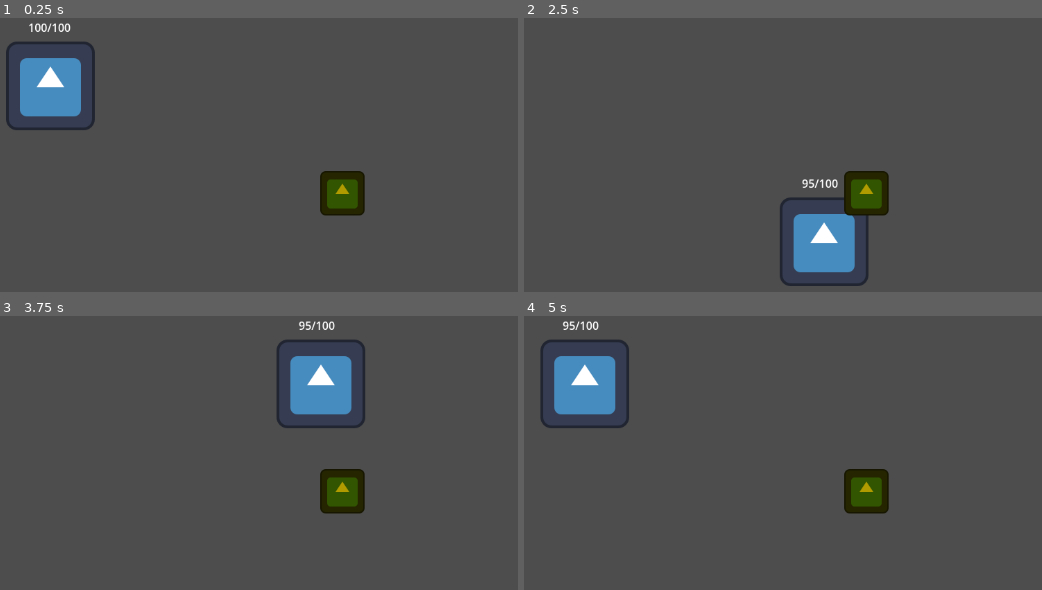
Above: before the commit, frames 1-4 (two rows, left to right).
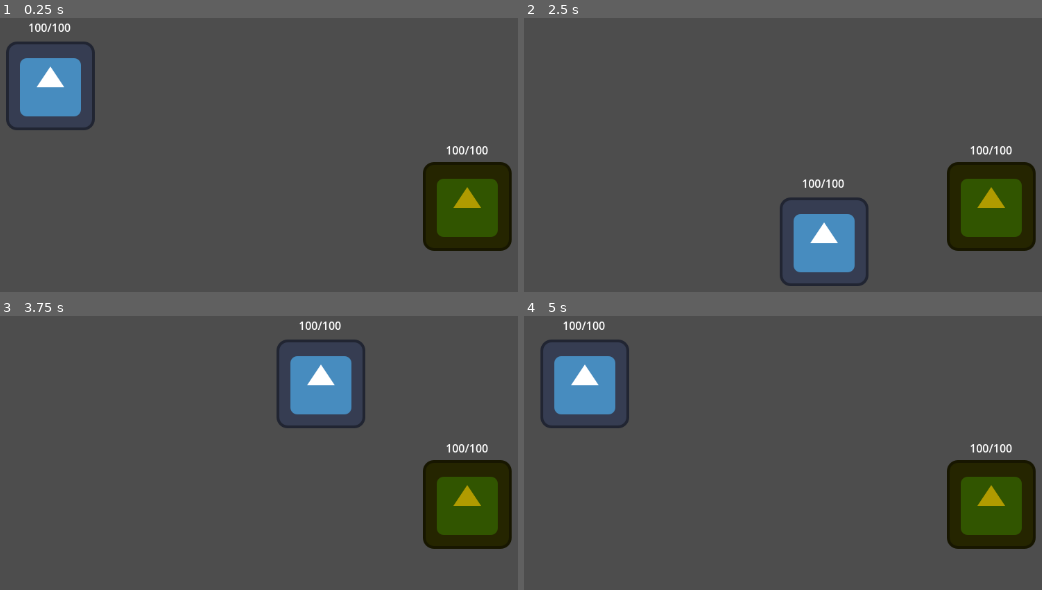
Above: after the commit, the same moments.

Repository: HunterGooD/-godot_game_components
Game: Godot game, scene res://src/scenes/main.tscn
Two runs of this game, one before a commit and one after it. Both use one fixed random seed, a clock stepped at 60 frames per second and the inputs below. The engine's default icon, where the game draws it, is replaced by a stand-in: a white triangle on a blue panel in a dark square.
Inputs (mouse positions are in pixels of both pictures, inside the frame that each line leads up to):
- Up to frame 1 (0.25 s): no input
- Up to frame 2 (2.5 s): tap Enter at 0.5 s; move the mouse to (outside the picture) at 0.52 s; hold D (move_right) 0.53-1.28 s; hold Space (dash) 0.53-1.28 s; click (outside the picture) at 0.8 s; move the mouse to (751, 264) at 1.27 s; hold S (move_down) 1.28-2.03 s; click (751, 264) at 1.35 s; tap Space (dash) at 1.55 s; move the mouse to (990, 144) at 2.02 s; hold D (move_right) from 2.03 s (still down); hold Space (dash) from 2.03 s (still down); click (990, 144) at 2.3 s
- Up to frame 3 (3.75 s): move the mouse to (outside the picture) at 2.77 s; release D (move_right) at 2.78 s; release Space (dash) at 2.78 s; hold W (move_up) 2.78-3.53 s; click (outside the picture) at 2.85 s; tap Space (dash) at 3.05 s; move the mouse to (outside the picture) at 3.52 s; hold A (move_left) from 3.53 s (still down); hold Space (dash) from 3.53 s (still down)
- Up to frame 4 (5 s): keep holding A (move_left); click (outside the picture) at 3.8 s; move the mouse to (674, 472) at 4.27 s; release Space (dash) at 4.28 s; click (674, 472) at 4.35 s; tap Space (dash) at 4.55 s

The runs differ from the first frame. In frame 1, 7.1% of the frame differs, in the area x 61-99%, y 46-86%; in frame 2, 7.2%, in the area x 53-99%, y 46-86%; in frame 3, 7.2%; in frame 4, 7.2%.

Commit message:
feature: add combat system and components

Diff:
--- a/project.godot
+++ b/project.godot
@@ -46,6 +46,27 @@
 "events": [Object(InputEventKey,"resource_local_to_scene":false,"resource_name":"","device":-1,"window_id":0,"alt_press …(191 unchanged characters)…
 ]
 }
+attack={
+"deadzone": 0.2,
+"events": [Object(InputEventMouseButton,"resource_local_to_scene":false,"resource_name":"","device":-1,"window_id":0,"alt_pressed":false,"shift_pressed":false,"ctrl_pressed":false,"meta_pressed":false,"button_mask":1,"position":Vector2(198, 15),"global_position":Vector2(207, 63),"factor":1.0,"button_index":1,"canceled":false,"pressed":true,"double_click":false,"script":null)
+]
+}
+
+[layer_names]
+
+2d_render/layer_1="walls"
+2d_render/layer_2="player_hurtbox"
+2d_render/layer_3="player_hitbox"
+2d_render/layer_4="enemies_hitbox"
+2d_render/layer_5="enemies_hurtbox"
+2d_render/layer_6="pickable"
+2d_physics/layer_1="walls"
+2d_physics/layer_2="player_hurtbox"
+2d_physics/layer_3="player_hitbox"
+2d_physics/layer_4="enemies_hurtbox"
+2d_physics/layer_5="enemies_hitbox"
+2d_physics/layer_6="pickable"
+2d_physics/layer_7="entity"
 
 [physics]
 
--- /dev/null
+++ b/src/components/action_component.gd
@@ -0,0 +1,6 @@
+class_name ActionComponent
+extends Node
+
+signal dash_action
+signal attack_action
+signal last_direction(direction: Vector2)
--- /dev/null
+++ b/src/components/combat_component.gd
@@ -0,0 +1,23 @@
+class_name CombatComponent
+extends Node
+
+@export var weapon_component: WeaponComponent
+@export var action_component: ActionComponent
+
+func _ready() -> void:
+	if action_component == null:
+		push_warning("action component is null for combat component")
+		return
+
+	if weapon_component == null:
+		push_warning("_ready() weapon component is null for combat component")
+
+	action_component.attack_action.connect(_on_attack_action)
+
+
+func _on_attack_action() -> void:
+	if weapon_component == null:
+		push_warning("_on_attack_action() weapon component is null for combat component")
+		return
+
+	weapon_component.try_attack()
--- /dev/null
+++ b/src/components/direction_component.gd
@@ -0,0 +1,47 @@
+class_name DirectionComponent
+extends Node
+
+@export var sprite_2d: Sprite2D
+@export var hit_box: HitBoxComponent
+@export var hurt_box: HurtBoxComponent
+@export var action_component: ActionComponent
+
+var facing: DirectionEnums.Facing
+
+func _ready() -> void:
+	action_component.last_direction.connect(_on_last_direction)
+	change_direction()
+
+func _on_last_direction(_direction: Vector2) -> void:
+	if _direction.length() == 0:
+		return
+
+	if abs(_direction.x) >= abs(_direction.y):
+		if _direction.x > 0:
+			facing = DirectionEnums.Facing.RIGHT
+		else:
+			facing = DirectionEnums.Facing.LEFT
+	else:
+		if _direction.y > 0:
+			facing = DirectionEnums.Facing.UP
+		else:
+			facing = DirectionEnums.Facing.DOWN
+
+	change_direction()
+
+func change_direction() -> void:
+	change_sprite()
+
+	if hit_box != null:
+		hit_box.flip_collision(facing)
+
+
+func change_sprite() -> void:
+	if sprite_2d == null:
+		return
+
+	match facing:
+		DirectionEnums.Facing.RIGHT:
+			sprite_2d.flip_h = false
+		DirectionEnums.Facing.LEFT:
+			sprite_2d.flip_h = true
--- a/src/components/health_component.gd
+++ b/src/components/health_component.gd
@@ -26,12 +26,12 @@
 	if main_stats == null:
 		return
 
-	print("getting damage", damage_payload)
+	print("getting damage", damage_payload, " flat ", damage_payload.amount)
 
 	var damage := _apply_armor(damage_payload.amount)
 	current_hp -= damage
 	current_hp = clampf(current_hp, 0.0, max_hp)
-
+	print("final damage ", damage)
 	hp_change.emit(current_hp, max_hp)
 
 	if current_hp <= 0.0:
--- a/src/components/hit_box_component.gd
+++ b/src/components/hit_box_component.gd
@@ -1,5 +1,7 @@
 class_name HitBoxComponent
 extends Area2D
+
+@export var offset_collision: Vector2
 
 var payload: DamageInstance
 var collision_shape: CollisionShape2D
@@ -14,3 +16,39 @@
 		return
 
 	collision_shape.disabled = !collision_shape.disabled
+
+func enable_collision() -> void:
+	if collision_shape == null:
+		return
+
+	collision_shape.disabled = false
+
+func disable_collision() -> void:
+	if collision_shape == null:
+		return
+
+	collision_shape.disabled = true
+
+func flip_collision(facing: DirectionEnums.Facing) -> void:
+	if collision_shape == null:
+		return
+
+	match facing:
+		DirectionEnums.Facing.RIGHT:
+			collision_shape.position.x = offset_collision.x
+			collision_shape.position.y = 0.0
+			collision_shape.rotation = 0.0
+		DirectionEnums.Facing.LEFT:
+			collision_shape.position.x = offset_collision.x * -1
+			collision_shape.position.y = 0.0
+			collision_shape.rotation = 0.0
+		DirectionEnums.Facing.UP:
+			collision_shape.position.y = offset_collision.y
+			collision_shape.position.x = 0.0
+			collision_shape.rotation = 0.0
+			collision_shape.rotate(deg_to_rad(90))
+		DirectionEnums.Facing.DOWN:
+			collision_shape.position.y = offset_collision.y * -1
+			collision_shape.position.x = 0.0
+			collision_shape.rotation = 0.0
+			collision_shape.rotate(deg_to_rad(90))
--- a/src/components/hurt_box_component.gd
+++ b/src/components/hurt_box_component.gd
@@ -7,7 +7,6 @@
 	area_entered.connect(_on_area_entered)
 
 func _on_area_entered(area: Area2D) -> void:
-	print("asdasdas")
 	if area is HitBoxComponent:
 		var hit_box: HitBoxComponent = area as HitBoxComponent
 
--- a/src/components/input_component.gd
+++ b/src/components/input_component.gd
@@ -1,11 +1,21 @@
 class_name InputComponent
 extends MoveDirectionComponent
 
-signal dash_pressed
+@export var action_component: ActionComponent
+var last_direction_value: Vector2 = Vector2.ZERO
 
 func get_vector() -> Vector2:
-	return Input.get_vector("move_left", "move_right", "move_up", "move_down")
+	var vec: Vector2 = Input.get_vector("move_left", "move_right", "move_up", "move_down")
+	if vec != last_direction_value:
+		last_direction_value = vec
+		action_component.last_direction.emit(vec)
+	return vec
 
 func _unhandled_input(event: InputEvent) -> void:
+	if action_component == null:
+		push_warning("action components is empty for input component")
+		return
 	if event.is_action_pressed("dash"):
-		dash_pressed.emit()
+		action_component.dash_action.emit()
+	if event.is_action_pressed("attack"):
+		action_component.attack_action.emit()
--- /dev/null
+++ b/src/components/weapon_component.gd
@@ -0,0 +1,70 @@
+class_name WeaponComponent
+extends Node
+
+@export var hit_box: HitBoxComponent
+@export var main_stats: StatsComponent
+@export var base_weapon_stats: WeaponStatResource
+@export var actor: CharacterBody2D
+
+var attack_available: bool = true
+var timer_recovery_attack: Timer
+var timer_active_attack: Timer
+
+func _ready() -> void:
+	if hit_box == null:
+		push_warning("hit box is null in weapon component")
+		return
+
+	if main_stats == null:
+		push_warning("main stats is null in weapon component")
+		return
+
+	if base_weapon_stats == null:
+		push_warning("weapon stat resource is null for weapon component")
+		return
+
+	if actor == null:
+		push_warning("actor is null for weapon component")
+		return
+
+	timer_recovery_attack = Timer.new()
+	timer_recovery_attack.wait_time = base_weapon_stats.recovery_time
+	timer_recovery_attack.one_shot = true
+	add_child(timer_recovery_attack)
+
+	timer_active_attack = Timer.new()
+	timer_active_attack.wait_time = base_weapon_stats.active_time
+	timer_active_attack.one_shot = true
+	add_child(timer_active_attack)
+
+	timer_active_attack.timeout.connect(_on_attack_timer_timeout)
+	timer_recovery_attack.timeout.connect(_on_colldown_timer_timeout)
+
+func try_attack() -> bool:
+	if not attack_available:
+		print("attack not available")
+		return false
+
+	if timer_active_attack == null:
+		push_warning("timer attacl is null for weapon componment")
+		return false
+
+	attack_available = false
+	hit_box.enable_collision()
+	hit_box.payload = DamageInstance.new(_get_damage(), actor)
+	timer_active_attack.start()
+	return true
+
+func _get_damage() -> float:
+	return main_stats.get_damage() + base_weapon_stats.damage
+
+func _on_attack_timer_timeout() -> void:
+	if timer_recovery_attack == null:
+		push_warning("timer colldown is null for weapon componment")
+		return
+
+	hit_box.disable_collision()
+	timer_recovery_attack.start()
+
+func _on_colldown_timer_timeout() -> void:
+	attack_available = true
--- a/src/enemy/base/resource/base_enemy.tres
+++ b/src/enemy/base/resource/base_enemy.tres
@@ -4,7 +4,7 @@
 
 [resource]
 script = ExtResource("1_42y4p")
-max_health = 10.0
 move_speed = 250.0
+damage = 5.0
 dash_charges = 0
 metadata/_custom_type_script = "uid://bd2sc2tic323x"
--- /dev/null
+++ b/src/enemy/base/resource/weapon_base_enemy.tres
@@ -0,0 +1,8 @@
+[gd_resource type="Resource" script_class="WeaponStatResource" format=3 uid="uid://cuysvpgxfhldi"]
+
+[ext_resource type="Script" uid="uid://dc1lhk6ik1j3d" path="res://src/resources/weapon_stat_resource.gd" id="1_g6ijd"]
+
+[resource]
+script = ExtResource("1_g6ijd")
+damage = 5.0
+metadata/_custom_type_script = "uid://dc1lhk6ik1j3d"
--- a/src/enemy/base/scenes/base_enemy.tscn
+++ b/src/enemy/base/scenes/base_enemy.tscn
@@ -5,35 +5,103 @@
 [ext_resource type="Script" uid="uid://cg5f1alah2yup" path="res://src/components/hit_box_component.gd" id="2_dh483"]
 [ext_resource type="Script" uid="uid://bebnl6ixknhht" path="res://src/components/stats_component.gd" id="3_uud1u"]
 [ext_resource type="Resource" uid="uid://ck5ld6j7u7yud" path="res://src/enemy/base/resource/base_enemy.tres" id="4_78cgp"]
+[ext_resource type="Script" uid="uid://ccu2ybkofg6gc" path="res://src/components/health_component.gd" id="4_lifyf"]
+[ext_resource type="Script" uid="uid://dxb7pvo4ljcls" path="res://src/components/hurt_box_component.gd" id="6_c0wci"]
+[ext_resource type="Script" uid="uid://cwibng423aovi" path="res://src/components/weapon_component.gd" id="8_sp62j"]
+[ext_resource type="Resource" uid="uid://cuysvpgxfhldi" path="res://src/enemy/base/resource/weapon_base_enemy.tres" id="9_4qe5a"]
+[ext_resource type="Script" uid="uid://dkr7ah2w28l73" path="res://src/components/combat_component.gd" id="10_21y6h"]
+[ext_resource type="Script" uid="uid://c4elrlirrsy0c" path="res://src/components/action_component.gd" id="11_w0hon"]
+
+[sub_resource type="RectangleShape2D" id="RectangleShape2D_1irbq"]
+size = Vector2(110, 115)
+
+[sub_resource type="RectangleShape2D" id="RectangleShape2D_c0wci"]
+size = Vector2(132, 131)
 
 [sub_resource type="RectangleShape2D" id="RectangleShape2D_uud1u"]
-size = Vector2(114, 115)
+size = Vector2(115, 121)
 
-[node name="BaseEnemy" type="CharacterBody2D" unique_id=1084096259 node_paths=PackedStringArray("main_stats", "hit_box")]
+[node name="BaseEnemy" type="CharacterBody2D" unique_id=1084096259 node_paths=PackedStringArray("main_stats", "label", "healt_component", "attack_timer", "action_component")]
+collision_layer = 64
 motion_mode = 1
 script = ExtResource("1_1irbq")
-main_stats = NodePath("StatsComponent")
-hit_box = NodePath("HitBoxComponent")
+main_stats = NodePath("Components/StatsComponent")
+label = NodePath("hpBase")
+healt_component = NodePath("Components/HealthComponent")
+attack_timer = NodePath("AttackTimer")
+action_component = NodePath("Components/ActionComponent")
 
 [node name="Icon" type="Sprite2D" parent="." unique_id=246674871]
 modulate = Color(0.6901961, 0.60784316, 0, 1)
 texture = ExtResource("1_rup1p")
 
+[node name="CollisionShape2D" type="CollisionShape2D" parent="." unique_id=1152959792]
+position = Vector2(-1, -1.5)
+shape = SubResource("RectangleShape2D_1irbq")
+
+[node name="HurtBoxComponent" type="Area2D" parent="." unique_id=543646958 node_paths=PackedStringArray("health_component")]
+collision_layer = 8
+collision_mask = 4
+script = ExtResource("6_c0wci")
+health_component = NodePath("../Components/HealthComponent")
+metadata/_custom_type_script = "uid://dxb7pvo4ljcls"
+
+[node name="CollisionShape2D" type="CollisionShape2D" parent="HurtBoxComponent" unique_id=1373546523]
+position = Vector2(0, -0.5)
+shape = SubResource("RectangleShape2D_c0wci")
+debug_color = Color(0.66295314, 0.5135215, 0, 0.41960785)
+
 [node name="HitBoxComponent" type="Area2D" parent="." unique_id=1308010012]
+collision_layer = 16
+collision_mask = 2
 script = ExtResource("2_dh483")
 metadata/_custom_type_script = "uid://cg5f1alah2yup"
 
 [node name="CollisionShape2D" type="CollisionShape2D" parent="HitBoxComponent" unique_id=1625684110]
-position = Vector2(0, -1.5)
+position = Vector2(-0.5, -0.5)
 shape = SubResource("RectangleShape2D_uud1u")
 debug_color = Color(0.8819079, 0, 0.43484753, 0.41960785)
 
-[node name="StatsComponent" type="Node" parent="." unique_id=938956210]
+[node name="hpBase" type="Label" parent="." unique_id=1963461450]
+offset_left = -31.0
+offset_top = -93.0
+offset_right = 31.0
+offset_bottom = -70.0
+text = "100/100"
+metadata/_edit_use_anchors_ = true
+
+[node name="Components" type="Node" parent="." unique_id=346621646]
+
+[node name="HealthComponent" type="Node" parent="Components" unique_id=829505028 node_paths=PackedStringArray("main_stats")]
+script = ExtResource("4_lifyf")
+main_stats = NodePath("../StatsComponent")
+metadata/_custom_type_script = "uid://ccu2ybkofg6gc"
+
+[node name="StatsComponent" type="Node" parent="Components" unique_id=938956210]
 script = ExtResource("3_uud1u")
 base_stats = ExtResource("4_78cgp")
 metadata/_custom_type_script = "uid://bebnl6ixknhht"
 
-[node name="Timer" type="Timer" parent="." unique_id=1826102794]
+[node name="WeaponComponent" type="Node" parent="Components" unique_id=230433081 node_paths=PackedStringArray("hit_box", "main_stats", "actor")]
+script = ExtResource("8_sp62j")
+hit_box = NodePath("../../HitBoxComponent")
+main_stats = NodePath("../StatsComponent")
+base_weapon_stats = ExtResource("9_4qe5a")
+actor = NodePath("../..")
+metadata/_custom_type_script = "uid://cwibng423aovi"
+
+[node name="CombatComponent" type="Node" parent="Components" unique_id=1914606940 node_paths=PackedStringArray("weapon_component", "action_component")]
+script = ExtResource("10_21y6h")
+weapon_component = NodePath("../WeaponComponent")
+action_component = NodePath("../ActionComponent")
+metadata/_custom_type_script = "uid://dkr7ah2w28l73"
+
+[node name="ActionComponent" type="Node" parent="Components" unique_id=907331711]
+script = ExtResource("11_w0hon")
+metadata/_custom_type_script = "uid://c4elrlirrsy0c"
+
+[node name="AttackTimer" type="Timer" parent="." unique_id=1870037849]
+wait_time = 2.0
 autostart = true
 
-[connection signal="timeout" from="Timer" to="." method="_on_timer_timeout"]
+[connection signal="timeout" from="AttackTimer" to="." method="_on_attack_timer_timeout"]
--- a/src/enemy/base/scripts/base_enemy.gd
+++ b/src/enemy/base/scripts/base_enemy.gd
@@ -1,19 +1,27 @@
 extends CharacterBody2D
 
 @export var main_stats: StatsComponent
-@export var hit_box: HitBoxComponent
+@export var label: Label
+@export var healt_component: HealthComponent
+@export var action_component: ActionComponent
 
 func _ready() -> void:
-	if hit_box == null:
-		push_warning("hit box base enemy is null")
-		return
-
 	if main_stats == null:
 		push_warning("main stats base enemy is null")
 		return
 
-	hit_box.payload = DamageInstance.new(main_stats.get_damage(), self)
+	if healt_component == null:
+		push_warning("health_component is null for base enemy")
+		return
 
+	healt_component.hp_change.connect(set_text)
 
-func _on_timer_timeout() -> void:
-	hit_box.collision_swap()
+func set_text(current_hp: float, max_hp: float) -> void:
+	if label == null:
+		push_warning("label in base enemy is null")
+		return
+
+	label.text = str(int(current_hp),"/", int(max_hp))
+
+func _on_attack_timer_timeout() -> void:
+	action_component.attack_action.emit()
--- /dev/null
+++ b/src/entity/direction_enums.gd
@@ -0,0 +1,9 @@
+class_name DirectionEnums
+extends RefCounted
+
+enum Facing {
+	UP,
+	DOWN,
+	LEFT,
+	RIGHT,
+}
--- /dev/null
+++ b/src/player/base/resource/base_weapon_player.tres
@@ -0,0 +1,7 @@
+[gd_resource type="Resource" script_class="WeaponStatResource" format=3 uid="uid://dvfn7htgoas32"]
+
+[ext_resource type="Script" uid="uid://dc1lhk6ik1j3d" path="res://src/resources/weapon_stat_resource.gd" id="1_fh341"]
+
+[resource]
+script = ExtResource("1_fh341")
+metadata/_custom_type_script = "uid://dc1lhk6ik1j3d"
--- a/src/player/base/scenes/player.tscn
+++ b/src/player/base/scenes/player.tscn
@@ -8,6 +8,12 @@
 [ext_resource type="Script" uid="uid://y1iqeamltkf3" path="res://src/components/move_component.gd" id="5_0drk1"]
 [ext_resource type="Script" uid="uid://dxb7pvo4ljcls" path="res://src/components/hurt_box_component.gd" id="6_1jmbm"]
 [ext_resource type="Texture2D" uid="uid://ca0e50i5oy880" path="res://icon.svg" id="6_svyy7"]
+[ext_resource type="Script" uid="uid://cwibng423aovi" path="res://src/components/weapon_component.gd" id="7_17xtp"]
+[ext_resource type="Script" uid="uid://dkr7ah2w28l73" path="res://src/components/combat_component.gd" id="8_aorow"]
+[ext_resource type="Resource" uid="uid://dvfn7htgoas32" path="res://src/player/base/resource/base_weapon_player.tres" id="8_k80la"]
+[ext_resource type="Script" uid="uid://c4elrlirrsy0c" path="res://src/components/action_component.gd" id="9_k80la"]
+[ext_resource type="Script" uid="uid://cg5f1alah2yup" path="res://src/components/hit_box_component.gd" id="10_qyjrk"]
+[ext_resource type="Script" uid="uid://dxouiqqvauj5" path="res://src/components/direction_component.gd" id="11_5j6mq"]
 
 [sub_resource type="RectangleShape2D" id="RectangleShape2D_svyy7"]
 size = Vector2(115, 115)
@@ -15,7 +21,11 @@
 [sub_resource type="RectangleShape2D" id="RectangleShape2D_gbiam"]
 size = Vector2(99, 97)
 
+[sub_resource type="RectangleShape2D" id="RectangleShape2D_aorow"]
+size = Vector2(60, 122)
+
 [node name="Player" type="CharacterBody2D" unique_id=1922562164 node_paths=PackedStringArray("label", "healt_component")]
+collision_layer = 64
 motion_mode = 1
 script = ExtResource("1_gbiam")
 label = NodePath("hpBase")
@@ -23,8 +33,9 @@
 
 [node name="Components" type="Node" parent="." unique_id=142842903]
 
-[node name="InputComponent" type="Node" parent="Components" unique_id=358222316]
+[node name="InputComponent" type="Node" parent="Components" unique_id=358222316 node_paths=PackedStringArray("action_component")]
 script = ExtResource("1_vk2b1")
+action_component = NodePath("../ActionComponent")
 metadata/_custom_type_script = "uid://c3qcyhdscf0bf"
 
 [node name="StatsComponent" type="Node" parent="Components" unique_id=1415653672]
@@ -44,6 +55,30 @@
 move_direction = NodePath("../InputComponent")
 metadata/_custom_type_script = "uid://y1iqeamltkf3"
 
+[node name="WeaponComponent" type="Node" parent="Components" unique_id=395784193 node_paths=PackedStringArray("hit_box", "main_stats", "actor")]
+script = ExtResource("7_17xtp")
+hit_box = NodePath("../../HitBoxComponent")
+main_stats = NodePath("../StatsComponent")
+base_weapon_stats = ExtResource("8_k80la")
+actor = NodePath("../..")
+metadata/_custom_type_script = "uid://cwibng423aovi"
+
+[node name="CombatComponent" type="Node" parent="Components" unique_id=1290999527 node_paths=PackedStringArray("weapon_component", "action_component")]
+script = ExtResource("8_aorow")
+weapon_component = NodePath("../WeaponComponent")
+action_component = NodePath("../ActionComponent")
+metadata/_custom_type_script = "uid://dkr7ah2w28l73"
+
+[node name="ActionComponent" type="Node" parent="Components" unique_id=1645880299]
+script = ExtResource("9_k80la")
+
+[node name="DirectionComponent" type="Node" parent="Components" unique_id=1301725249 node_paths=PackedStringArray("sprite_2d", "hit_box", "hurt_box", "action_component")]
+script = ExtResource("11_5j6mq")
+sprite_2d = NodePath("../../Icon")
+hit_box = NodePath("../../HitBoxComponent")
+hurt_box = NodePath("../../HurtBoxComponent")
+action_component = NodePath("../ActionComponent")
+
 [node name="Icon" type="Sprite2D" parent="." unique_id=1651332600]
 texture = ExtResource("6_svyy7")
 
@@ -52,6 +87,8 @@
 shape = SubResource("RectangleShape2D_svyy7")
 
 [node name="HurtBoxComponent" type="Area2D" parent="." unique_id=1412644662 node_paths=PackedStringArray("health_component")]
+collision_layer = 2
+collision_mask = 16
 script = ExtResource("6_1jmbm")
 health_component = NodePath("../Components/HealthComponent")
 metadata/_custom_type_script = "uid://dxb7pvo4ljcls"
@@ -67,3 +104,17 @@
 offset_right = 30.0
 offset_bottom = -73.0
 text = "100/100"
+
+[node name="HitBoxComponent" type="Area2D" parent="." unique_id=238936847]
+collision_layer = 4
+collision_mask = 8
+script = ExtResource("10_qyjrk")
+offset_collision = Vector2(91, 91)
+metadata/_custom_type_script = "uid://cg5f1alah2yup"
+
+[node name="CollisionShape2D" type="CollisionShape2D" parent="HitBoxComponent" unique_id=756208641]
+position = Vector2(0, 91)
+rotation = 1.5707964
+shape = SubResource("RectangleShape2D_aorow")
+disabled = true
+debug_color = Color(0.60967284, 0.53464615, 0.20770079, 0.41960785)
--- /dev/null
+++ b/src/resources/weapon_stat_resource.gd
@@ -0,0 +1,8 @@
+class_name WeaponStatResource
+extends Resource
+
+@export var damage: float = 10.0
+@export var combo_count: int = 1
+@export var combo_delay: float = 0.1
+@export var active_time: float = 1.0
+@export var recovery_time: float = 0.5
--- a/src/scenes/main.tscn
+++ b/src/scenes/main.tscn
@@ -9,5 +9,4 @@
 position = Vector2(90, 98)
 
 [node name="BaseEnemy" parent="." unique_id=1084096259 instance=ExtResource("2_rr2wm")]
-position = Vector2(511, 253)
-scale = Vector2(0.5, 0.5)
+position = Vector2(691, 272)
Not shown, added: src/components/action_component.gd.uid
Not shown, added: src/components/combat_component.gd.uid
Not shown, added: src/components/direction_component.gd.uid
Not shown, added: src/components/weapon_component.gd.uid
Not shown, added: src/entity/direction_enums.gd.uid
Not shown, added: src/resources/weapon_stat_resource.gd.uid
Not shown, added: .github/ISSUE_TEMPLATE/bug_report.yml
Not shown, added: .github/ISSUE_TEMPLATE/config.yml
Not shown, added: .github/ISSUE_TEMPLATE/feature.yml
Not shown, added: .github/ISSUE_TEMPLATE/refactor.yml
